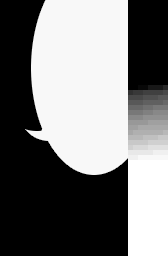
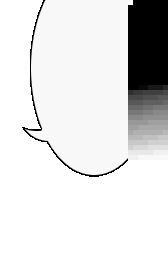
Layers edited between the first and the second w=168, h=256 image:
painted on "Layer 0" over [0, 0, 133, 256]
